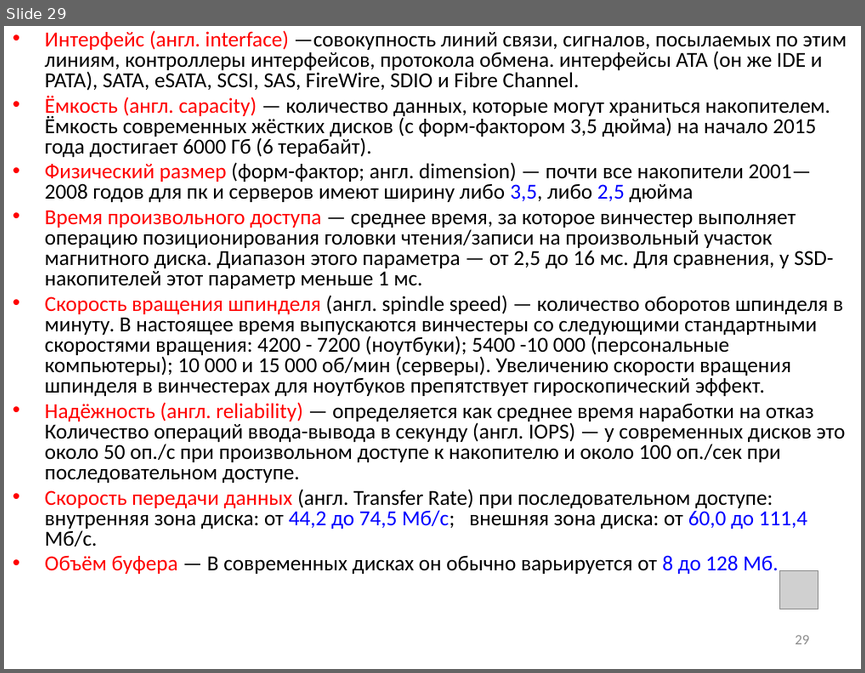
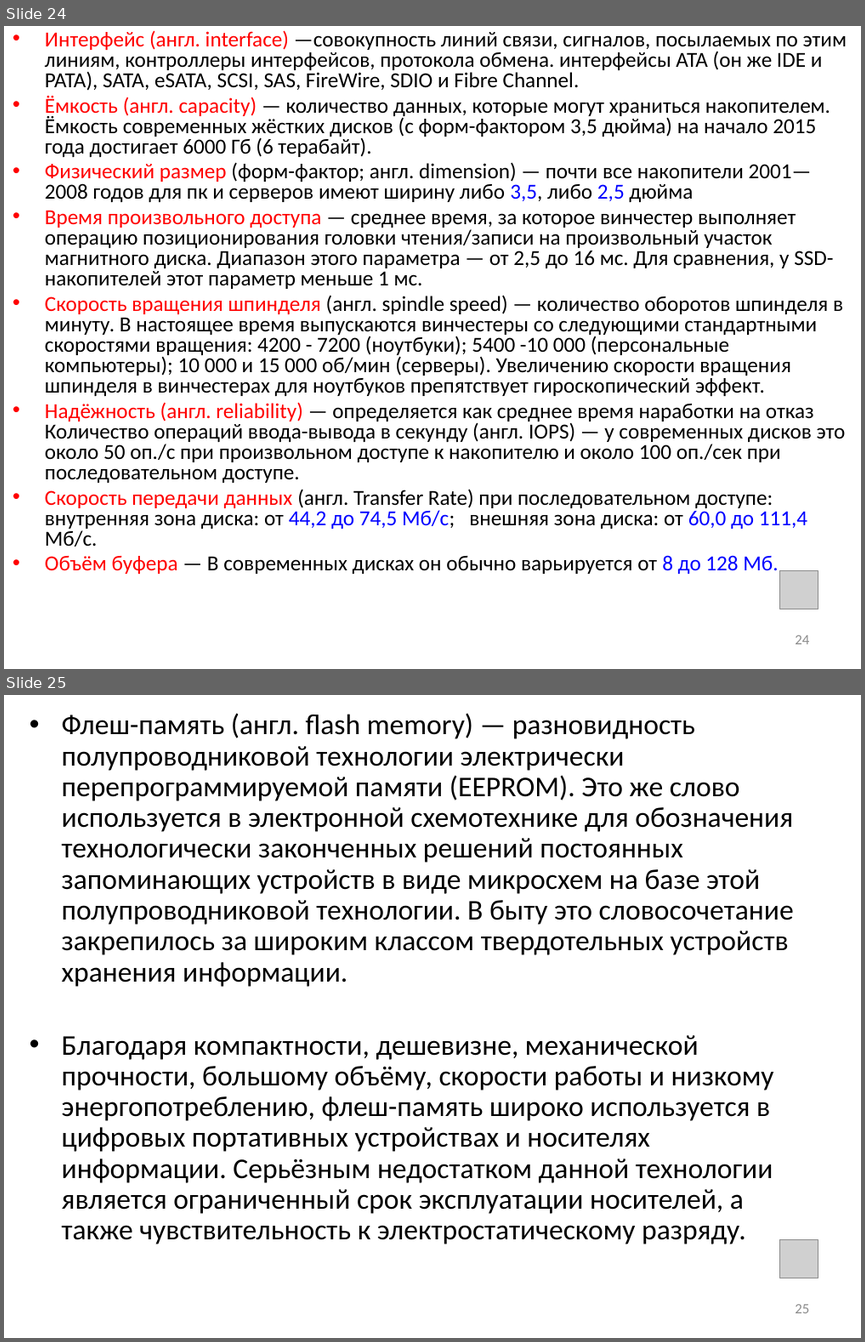
Before and after one commit to saysaysx/manual_materials, a slide deck: inf/audio/inf_5_sysbl_final.pptx. Shown one above the other, each under a label of ours: slide 29 before the commit, slides 24 and 25 after it. The pictures are 865x673 and 865x1342 pixels, drawn with LibreOffice and Linux fonts; fonts in the diff are those of the drawing; grey boxes stand for pictures. Boxes give left, top, right and bottom in pixels: in the first picture for what was removed or moved away, otherwise in the second. Text is boxed around its words. In the diff, an @@ line names an element or a change of style, - is before the commit and + after.

```diff
--- a/inf/audio/inf_5_sysbl_final.pptx
+++ b/inf/audio/inf_5_sysbl_final.pptx
@@ slide 25 added at [4,695,861,1338], background #FFFFFF @@
@@ text added at [62,713,794,1244], 24 pt, text #000000 @@
+• Флеш-память (англ. flash memory) — разновидность полупроводниковой технологии электрически перепрограммируемой памяти (EEPROM). Это же слово используется в электронной схемотехнике для обозначения технологически законченных решений постоянных запоминающих устройств в виде микросхем на базе этой полупроводниковой технологии. В быту это словосочетание закрепилось за широким классом твердотельных устройств хранения информации.
+• Благодаря компактности, дешевизне, механической прочности, большому объёму, скорости работы и низкому энергопотреблению, флеш-память широко используется в цифровых портативных устройствах и носителях информации. Серьёзным недостатком данной технологии является ограниченный срок эксплуатации носителей, а также чувствительность к электростатическому разряду.
@@ picture added at [779,1239,818,1277] @@
@@ page number added at [794,1304,809,1313], 12 pt, text #8C8C8C @@
+25
@@ what was slide 29 is now slide 24 @@
@@ page number at [794,635,809,644]: text changed @@
-29
+24
```
Also in this commit, not shown: 6 slides changed, 21 other slides added, 13 slides removed.
